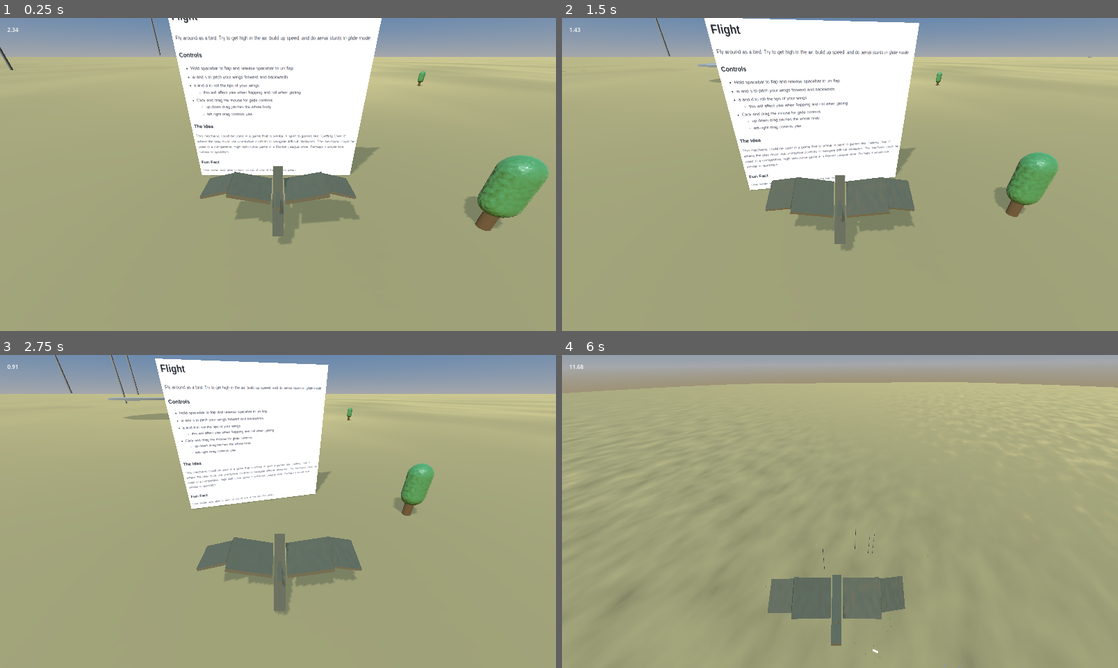
Above: before the commit, frames 1-4 (two rows, left to right).
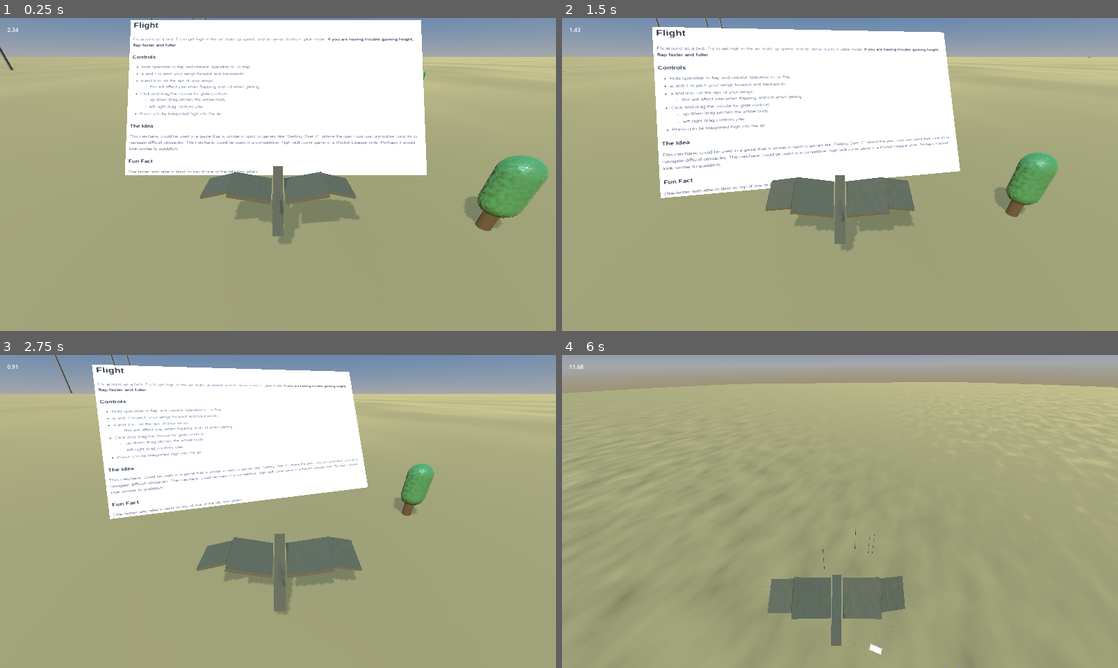
Above: after the commit, the same moments.

Repository: westonkelliher/GodotDemos
Game: Godot game, scene res://world.tscn
Two runs of this game, one before a commit and one after it. Both use one fixed random seed, a clock stepped at 60 frames per second and the inputs below.
Inputs (mouse positions are in pixels of both pictures, inside the frame that each line leads up to):
- Up to frame 1 (0.25 s): no input
- Up to frame 2 (1.5 s): move the mouse to (962, 158) at 0.52 s; press the mouse at (962, 158) at 0.53 s; hold D (right) 0.53-1.28 s; tap Space (flap) at 0.77, 1.07 s; move the mouse to (728, 190) at 1.27 s; release the mouse at (728, 190) at 1.28 s; hold S (backward) from 1.28 s (still down); click (728, 190) at 1.35 s
- Up to frame 3 (2.75 s): tap Space (flap) at 1.52, 1.82 s; move the mouse to (333, 442) at 2.02 s; release S (backward) at 2.03 s; press the mouse at (333, 442) at 2.03 s; hold D (right) from 2.03 s (still down)
- Up to frame 4 (6 s): move the mouse to (812, 574) at 2.77 s; release D (right) at 2.78 s; release the mouse at (812, 574) at 2.78 s; hold U (cheat_up) 2.78-3.53 s; click (812, 574) at 2.85 s; tap Space (flap) at 3.02, 3.32, 3.77, 4.07, 4.52, 4.82 s; move the mouse to (1006, 558) at 3.52 s; press the mouse at (1006, 558) at 3.53 s; hold A (left) 3.53-5.03 s; move the mouse to (673, 464) at 4.27 s; release the mouse at (673, 464) at 4.28 s; click (673, 464) at 4.35 s; move the mouse to (867, 511) at 5.02 s; press the mouse at (867, 511) at 5.03 s; hold S (backward) 5.03-5.78 s; move the mouse to (756, 433) at 5.77 s; release the mouse at (756, 433) at 5.78 s; hold D (right) from 5.78 s (still down); click (756, 433) at 5.85 s

The runs differ from the first frame. In frame 1, 13% of the frame differs, in the area x 22-77%, y 0-51%; in frame 2, 14%, in the area x 16-72%, y 0-58%; in frame 3, 11%; in frame 4, less than 0.1%.

Commit message:
Flight: in-game readme

Diff:
--- a/Flight/world.tscn
+++ b/Flight/world.tscn
@@ -29,8 +29,9 @@
 emission_texture = ExtResource("7_15th5")
 
 [sub_resource type="QuadMesh" id="QuadMesh_b38x3"]
+lightmap_size_hint = Vector2i(37, 33)
 material = SubResource("StandardMaterial3D_0vfek")
-size = Vector2(7, 6.3)
+size = Vector2(24, 13)
 
 [node name="World" type="Node3D"]
 script = ExtResource("1_cb1s3")
@@ -46,7 +47,7 @@
 transform = Transform3D(1, 0, 0, 0, 1, 0, 0, 0, 1, 52.3936, 0, 5.6417)
 
 [node name="Tree1" parent="Trees" instance=ExtResource("2_fv5iu")]
-transform = Transform3D(1, 0, 0, 0, 1, 0, 0, 0, 1, -3.4618, 0, -8.65936)
+transform = Transform3D(1, 0, 0, 0, 1, 0, 0, 0, 1, -3.4618, 0, -19.9522)
 
 [node name="Tree2" parent="Trees" instance=ExtResource("2_fv5iu")]
 transform = Transform3D(1, 0, 0, 0, 1, 0, 0, 0, 1, 6.80788, 0, 0)
@@ -91,7 +92,7 @@
 transform = Transform3D(1, 0, 0, 0, 1, 0, 0, 0, 1, 0, 1.84692, 0)
 
 [node name="CamPivot" type="Node3D" parent="."]
-transform = Transform3D(0.801995, 0, 0.597331, 0, 1, 0, -0.597331, 0, 0.801995, 0, 0, 0)
+transform = Transform3D(0.819152, 0, 0.573577, 0, 1, 0, -0.573577, 0, 0.819152, 0, 0, 0)
 
 [node name="Camera" type="Camera3D" parent="CamPivot"]
 transform = Transform3D(1, 0, 0, 0, 0.866025, 0.5, 0, -0.5, 0.866025, 0, 4, 5)
@@ -150,6 +151,6 @@
 [node name="Pillar11" parent="Objects" instance=ExtResource("6_3pknp")]
 transform = Transform3D(1, 0, 0, 0, 1, 0, 0, 0, 1, -45.8163, 4.91297, -154.274)
 
-[node name="MeshInstance3D" type="MeshInstance3D" parent="."]
-transform = Transform3D(1, 0, 0, 0, 1, 0, 0, 0, 1, -0.101183, 3.2285, -3.34574)
+[node name="README" type="MeshInstance3D" parent="."]
+transform = Transform3D(0.6, 0, 0, 0, 0.503077, 0.326977, 0, -0.326977, 0.503077, -0.101183, 3.24736, -5.47209)
 mesh = SubResource("QuadMesh_b38x3")
Binary file changed: Flight/README.png
